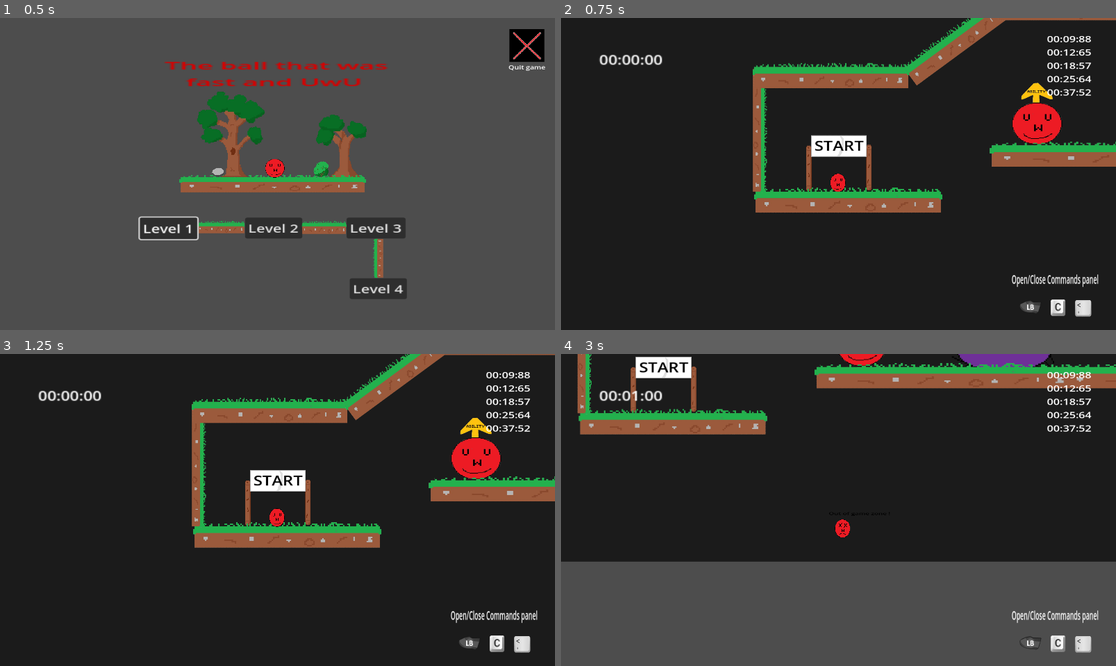
Above: before the commit, frames 1-4 (two rows, left to right).
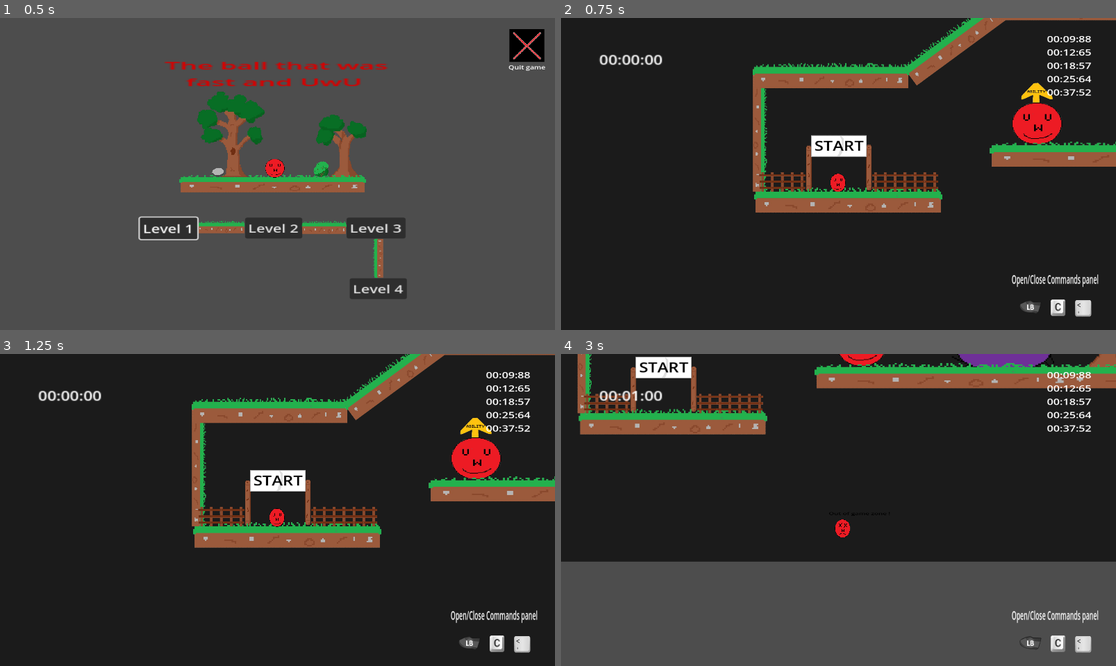
Above: after the commit, the same moments.

Repository: Mahnwe/TheBallThatWasUwU
Game: Godot game, scene res://Scenes/menu.tscn
The game is run twice, just before and just after one commit, with the same random seed, the same clock (stepped at 60 frames per second) and the same inputs.
Inputs (mouse positions are in pixels of both pictures, inside the frame that each line leads up to):
- Up to frame 1 (0.5 s): no input
- Up to frame 2 (0.75 s): click "Level 3" at 0.5 s
- Up to frame 3 (1.25 s): no input
- Up to frame 4 (3 s): tap Enter at 1.25 s; move the mouse to (960, 494) at 1.27 s; hold D (move_right) 1.28-2.78 s; tap F (next_level) at 1.35, 2.3, 2.85 s; click (960, 494) at 1.42 s; tap Space (jump) at 1.52, 2.27 s; move the mouse to (727, 525) at 2.02 s; tap X (dash) at 2.1 s; move the mouse to (894, 441) at 2.77 s; hold A (move_left) from 2.78 s (still down)

Frame 1 is identical in both runs. In frame 2, 0.7% of the frame differs, in the area x 35-68%, y 49-56%; in frame 3, 0.7%; in frame 4, 0.9%, in the area x 4-100%, y 0-20%.

Commit message:
Add decorations in level 3

Diff:
--- a/Scenes/level3.tscn
+++ b/Scenes/level3.tscn
@@ -14,6 +14,15 @@
 [ext_resource type="PackedScene" uid="uid://dss5xj26b0dfl" path="res://Scenes/finish.tscn" id="11_lhdat"]
 [ext_resource type="PackedScene" uid="uid://dirhjvk3xk4re" path="res://Scenes/cannon.tscn" id="12_dyw7h"]
 [ext_resource type="PackedScene" uid="uid://6evsxx3ik4ta" path="res://Scenes/warning_sign.tscn" id="14_l6k82"]
+[ext_resource type="PackedScene" uid="uid://biohd7firpiow" path="res://Scenes/rock_3.tscn" id="15_s7kks"]
+[ext_resource type="PackedScene" uid="uid://uwfcx0dtb2bc" path="res://Scenes/big_tree.tscn" id="16_dht4o"]
+[ext_resource type="PackedScene" uid="uid://e0nrigj8kq3x" path="res://Scenes/berry_bush.tscn" id="17_tta53"]
+[ext_resource type="PackedScene" uid="uid://dd6m23uhhgmfy" path="res://Scenes/branches_bush.tscn" id="18_icw0h"]
+[ext_resource type="PackedScene" uid="uid://be8h04flewf2h" path="res://Scenes/tree.tscn" id="19_4iku6"]
+[ext_resource type="PackedScene" uid="uid://ctsres127vwfw" path="res://Scenes/barrier.tscn" id="20_ctgch"]
+[ext_resource type="PackedScene" uid="uid://be1l83abc4nq8" path="res://Scenes/apple_tree.tscn" id="21_wx5k2"]
+[ext_resource type="PackedScene" uid="uid://das30qvpbu28b" path="res://Scenes/rock1.tscn" id="22_v2cqt"]
+[ext_resource type="PackedScene" uid="uid://bha08grmcxwnd" path="res://Scenes/rock2.tscn" id="23_0m520"]
 
 [sub_resource type="Curve2D" id="Curve2D_ea2f8"]
 _data = {
@@ -735,6 +744,112 @@
 
 [node name="platform" parent="platform32" instance=ExtResource("2_gdtbw")]
 position = Vector2(1750, 0.833331)
+
+[node name="Rock3" parent="." instance=ExtResource("15_s7kks")]
+position = Vector2(920, 1171)
+
+[node name="BerryBush" parent="Rock3" instance=ExtResource("17_tta53")]
+position = Vector2(51, 39)
+
+[node name="BigTree" parent="." instance=ExtResource("16_dht4o")]
+position = Vector2(779, -301)
+
+[node name="BerryBush" parent="BigTree" instance=ExtResource("17_tta53")]
+position = Vector2(168, 121)
+
+[node name="BranchesBush" parent="." instance=ExtResource("18_icw0h")]
+position = Vector2(-517, -869)
+scale = Vector2(1.26733, 1.28)
+
+[node name="BranchesBush" parent="BranchesBush" instance=ExtResource("18_icw0h")]
+position = Vector2(2187.27, 0)
+flip_value = 1
+
+[node name="BranchesBush2" parent="BranchesBush" instance=ExtResource("18_icw0h")]
+position = Vector2(31.5624, 0)
+flip_value = 1
+
+[node name="BranchesBush3" parent="BranchesBush" instance=ExtResource("18_icw0h")]
+position = Vector2(2148.61, 3.90625)
+
+[node name="Tree" parent="." instance=ExtResource("19_4iku6")]
+position = Vector2(637, 1139)
+scale = Vector2(1.12, 1.12)
+
+[node name="Barrier" parent="." instance=ExtResource("20_ctgch")]
+position = Vector2(-346, 1318)
+
+[node name="Barrier" parent="Barrier" instance=ExtResource("20_ctgch")]
+position = Vector2(-230, 0)
+
+[node name="Barrier2" parent="Barrier" instance=ExtResource("20_ctgch")]
+position = Vector2(-279, 0)
+
+[node name="Barrier3" parent="Barrier" instance=ExtResource("20_ctgch")]
+position = Vector2(49, 0)
+
+[node name="Barrier4" parent="Barrier" instance=ExtResource("20_ctgch")]
+position = Vector2(98, 0)
+
+[node name="AppleTree" parent="." instance=ExtResource("21_wx5k2")]
+position = Vector2(870, -1771)
+
+[node name="Rock1" parent="AppleTree" instance=ExtResource("22_v2cqt")]
+position = Vector2(-47, 88)
+scale = Vector2(0.76, 0.88)
+
+[node name="BranchesBush2" parent="." instance=ExtResource("18_icw0h")]
+position = Vector2(509, 539)
+scale = Vector2(1.52, 1.4)
+flip_value = 1
+
+[node name="BranchesBush" parent="BranchesBush2" instance=ExtResource("18_icw0h")]
+position = Vector2(480.262, -4.35965e-05)
+
+[node name="Tree2" parent="." instance=ExtResource("19_4iku6")]
+position = Vector2(166, -1383)
+
+[node name="Tree" parent="Tree2" instance=ExtResource("19_4iku6")]
+position = Vector2(1385, 0)
+flip_value = 1
+
+[node name="Barrier2" parent="." instance=ExtResource("20_ctgch")]
+position = Vector2(260, -1968)
+
+[node name="Barrier" parent="Barrier2" instance=ExtResource("20_ctgch")]
+position = Vector2(49, 0)
+
+[node name="Barrier2" parent="Barrier2" instance=ExtResource("20_ctgch")]
+position = Vector2(98, 0)
+
+[node name="Barrier3" parent="Barrier2" instance=ExtResource("20_ctgch")]
+z_index = -1
+position = Vector2(147, 0)
+
+[node name="Barrier3" parent="." instance=ExtResource("20_ctgch")]
+position = Vector2(1476, -1968)
+rotation = 3.14159
+
+[node name="Barrier" parent="Barrier3" instance=ExtResource("20_ctgch")]
+position = Vector2(49, 0)
+
+[node name="Barrier2" parent="Barrier3" instance=ExtResource("20_ctgch")]
+position = Vector2(98, 0)
+
+[node name="Barrier3" parent="Barrier3" instance=ExtResource("20_ctgch")]
+z_index = -1
+position = Vector2(147, 0)
+
+[node name="BigTree2" parent="." instance=ExtResource("16_dht4o")]
+position = Vector2(929, -2534)
+flip_value = 1
+
+[node name="Rock2" parent="." instance=ExtResource("23_0m520")]
+position = Vector2(640, -727)
+
+[node name="Rock2" parent="Rock2" instance=ExtResource("23_0m520")]
+position = Vector2(425, 0)
+flip_value = 1
 
 [connection signal="player_exited_game_area" from="GameArea" to="." method="_on_game_area_player_exited_game_area"]
 [connection signal="player_exited_start_area" from="StartArea" to="." method="_on_start_area_player_exited_start_area"]
Not shown: 1 places in Scenes/level3.tscn that only renumber resources
